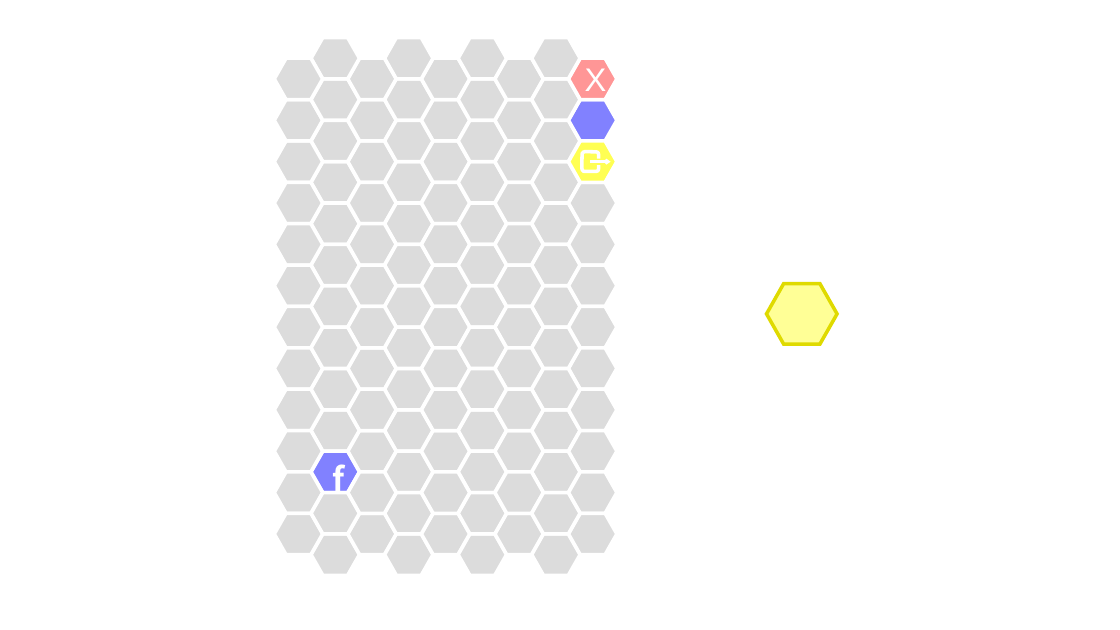
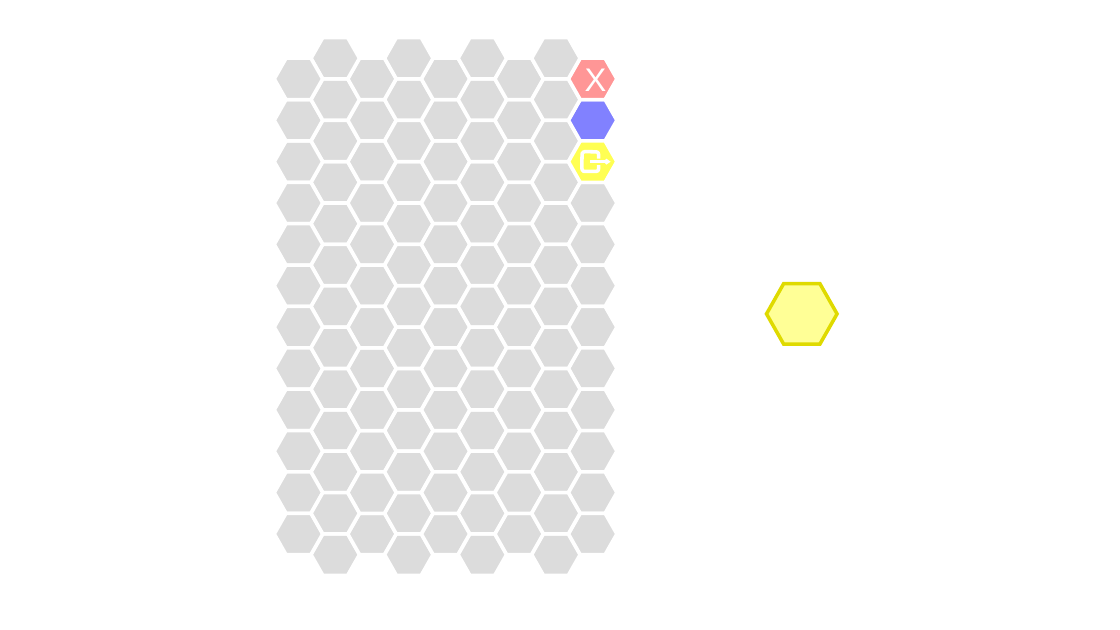
Before and after one commit to SNUGDC/Hextris, a slide deck: slide 31 of Hextris 아트 리소스.pptx. Drawn at 1120x630 pixels with LibreOffice and Linux fonts; fonts in the diff are those of the drawing. Boxes give left, top, right and bottom in pixels: in the first picture for what was removed or moved away, otherwise in the second. Text is boxed around its words. In the diff, an @@ line names an element or a change of style, - is before the commit and + after.

```diff
--- a/Hextris 아트 리소스.pptx
+++ b/Hextris 아트 리소스.pptx
@@ hexagon at box(311, 451, 360, 492): fill #8181FF to #DCDCDC @@
@@ text removed at box(332, 458, 344, 494) @@
-f
```
Also in this commit, not shown: 2 other slides changed, 10 other files.
